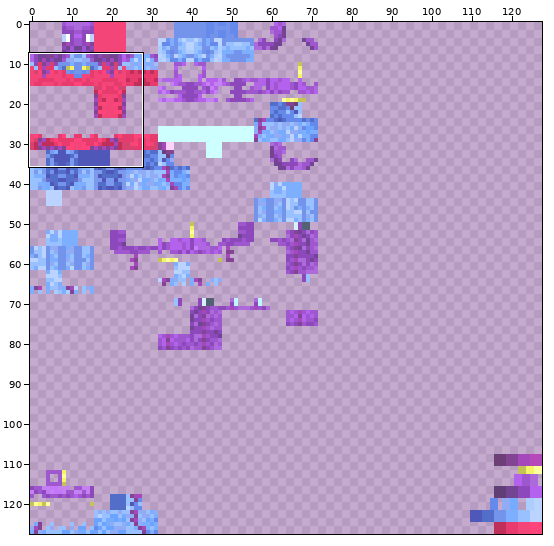
Two versions of one sprite sheet, common/src/main/resources/assets/roundabout/textures/stand/d4c/promo.png. The first picture is a wide view before the edit; the outline marks the close-up.
Close-up. The starting point:
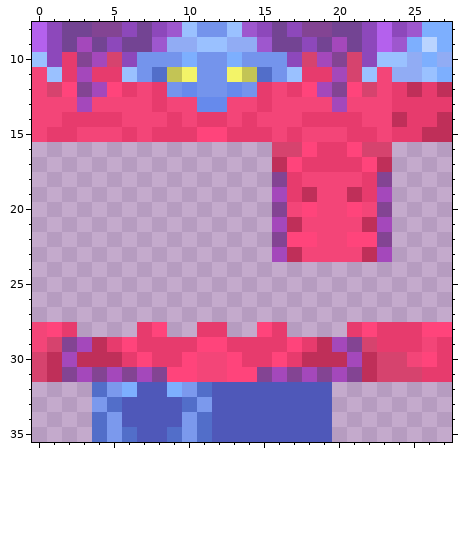
The file is 128x128 pixels. Colours within 5 levels of each other are drawn and written as one. Shown: x 0..27, y 8..35.
The result:
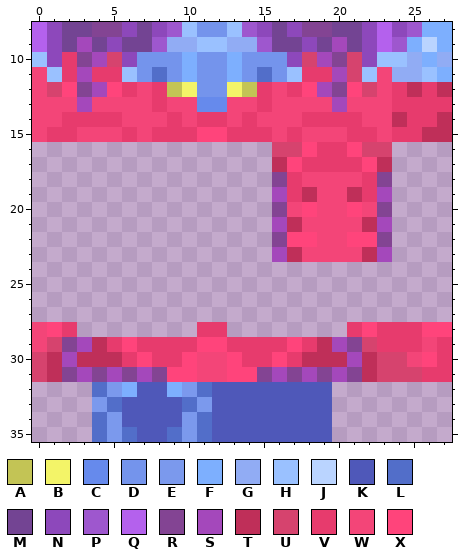
Palette (. is transparent): A #c3c455  B #f3f468  C #668aec  D #7494ec  E #7b99ed  F #7daffe  G #91acf4  H #9ac1ff  J #bad4ff  K #4f58b9  L #526ec9  M #734493  N #8d48bb  P #9e57ce  Q #b461ed  R #834493  S #a448bb  T #bf2f59  U #d6436e  V #e73b6d  W #f34578  X #ff447b
Changes in this commit:
Changed rows in their new state; - is an unchanged pixel.
first column x 9:
11 DF--FD
12 AB--BA
first column x 7:
28 ..------..
Boxes around the changes in both close-ups, in picture pixels (x1, y1, x2, y2):
changed: (167, 67, 257, 97)
erased: (137, 322, 167, 337)
erased: (257, 322, 287, 337)
